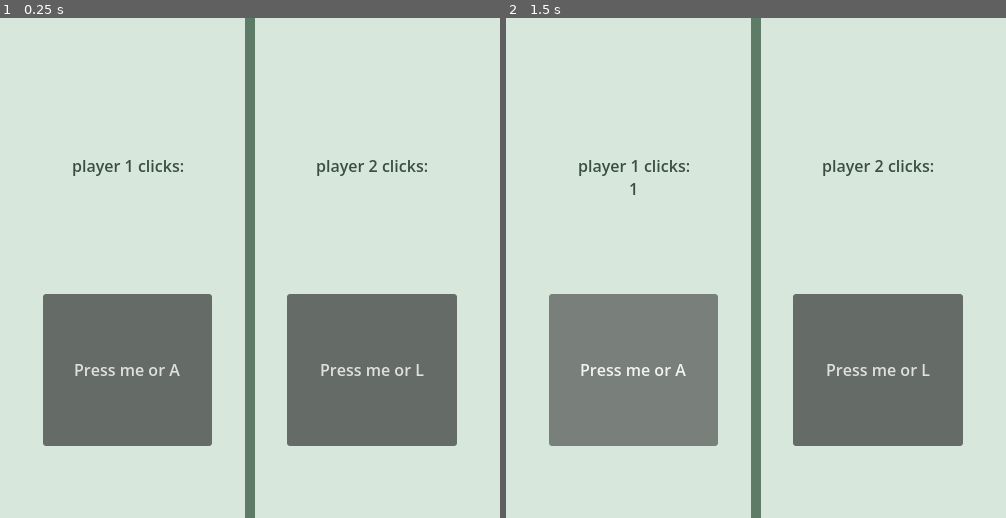
Above: before the commit, frames 1-2 (left to right).
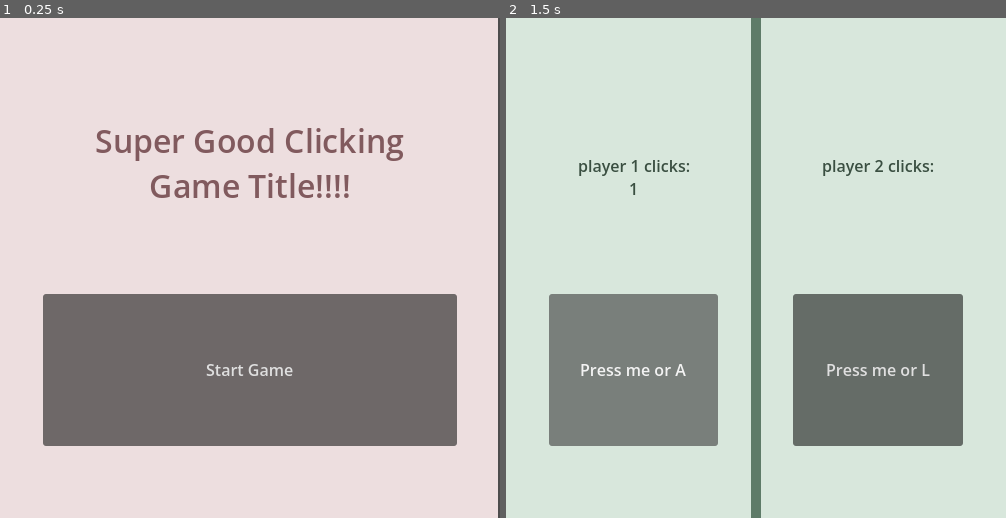
Above: after the commit, the same moments.

Repository: ryan-holdstock-04/onlineClicker
Game: Godot game, scene res://scenes/start.tscn
Two runs of this game, one before a commit and one after it. Both use one fixed random seed, a clock stepped at 60 frames per second and the inputs below. Before the commit the project starts from res://main.tscn.
Inputs (mouse positions are in pixels of both pictures, inside the frame that each line leads up to):
- Up to frame 1 (0.25 s): no input
- Up to frame 2 (1.5 s): click (756, 368) at 0.5 s, where only the run after the commit has a clickable "Start Game"; click "Press me or A" at 1.25 s

The runs differ from the first frame. In frame 1, 8.6% of the frame differs, in the area x 14-100%, y 0-100%; in frame 2, nothing differs.

Commit message:
added start screen

Diff:
--- a/client/project.godot
+++ b/client/project.godot
@@ -11,7 +11,7 @@
 [application]
 
 config/name="onlineClicker"
-run/main_scene="uid://cve0kmh4po51i"
+run/main_scene="uid://btp8mflyg8lcf"
 config/features=PackedStringArray("4.6", "Mobile")
 
 [display]
--- a/client/main.tscn
+++ b/client/scenes/main.tscn
@@ -1,11 +1,11 @@
 [gd_scene format=3 uid="uid://cve0kmh4po51i"]
 
-[ext_resource type="Script" uid="uid://d7waj4s1wi81" path="res://main.gd" id="1_ig7tw"]
+[ext_resource type="Script" uid="uid://d7waj4s1wi81" path="res://scripts/main.gd" id="1_o5qli"]
 
 [node name="Node2D" type="Node2D" unique_id=514606599]
-script = ExtResource("1_ig7tw")
+script = ExtResource("1_o5qli")
 
-[node name="ColorRect" type="ColorRect" parent="." unique_id=1152236566]
+[node name="bg" type="ColorRect" parent="." unique_id=1152236566]
 offset_right = 500.0
 offset_bottom = 502.0
 color = Color(0.84491664, 0.9057436, 0.8636038, 1)
--- /dev/null
+++ b/client/scenes/start.gd
@@ -0,0 +1,10 @@
+extends Node2D
+
+@onready var start_button = $HBoxContainer/start_button
+
+func _ready():
+	start_button.pressed.connect(start_game)
+
+func start_game():
+	# make it wait for the connection here
+	get_tree().change_scene_to_file("res://scenes/main.tscn")
--- /dev/null
+++ b/client/scenes/start.tscn
@@ -0,0 +1,37 @@
+[gd_scene format=3 uid="uid://btp8mflyg8lcf"]
+
+[ext_resource type="Script" uid="uid://y55v3s57p85x" path="res://scenes/start.gd" id="1_jaeev"]
+
+[node name="Node2D" type="Node2D" unique_id=1102101497]
+script = ExtResource("1_jaeev")
+
+[node name="bg" type="ColorRect" parent="." unique_id=1496203122]
+offset_left = -2.0
+offset_top = -1.0
+offset_right = 498.0
+offset_bottom = 501.0
+color = Color(0.929985, 0.87047887, 0.8740781, 1)
+
+[node name="HBoxContainer" type="HBoxContainer" parent="." unique_id=47917485]
+offset_left = 43.0
+offset_top = 276.0
+offset_right = 457.0
+offset_bottom = 428.0
+theme_override_constants/separation = 75
+
+[node name="start_button" type="Button" parent="HBoxContainer" unique_id=1929929886]
+layout_mode = 2
+size_flags_horizontal = 3
+text = "Start Game
+"
+
+[node name="title_label" type="RichTextLabel" parent="." unique_id=1209979161]
+offset_left = 82.0
+offset_top = 91.0
+offset_right = 418.0
+offset_bottom = 199.0
+theme_override_colors/default_color = Color(0.50707495, 0.35384667, 0.36729214, 1)
+theme_override_font_sizes/normal_font_size = 32
+text = "Super Good Clicking Game Title!!!!"
+horizontal_alignment = 1
+vertical_alignment = 1
Not shown, added: client/scenes/start.gd.uid
Renamed: client/main.gd -> client/scripts/main.gd
Renamed: client/main.gd.uid -> client/scripts/main.gd.uid
